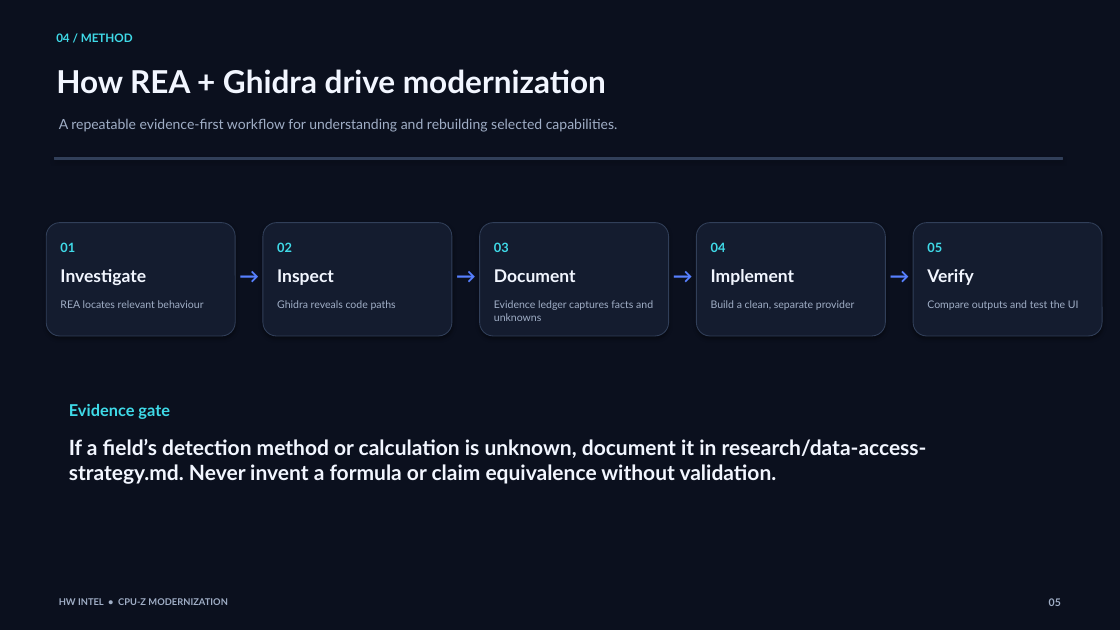
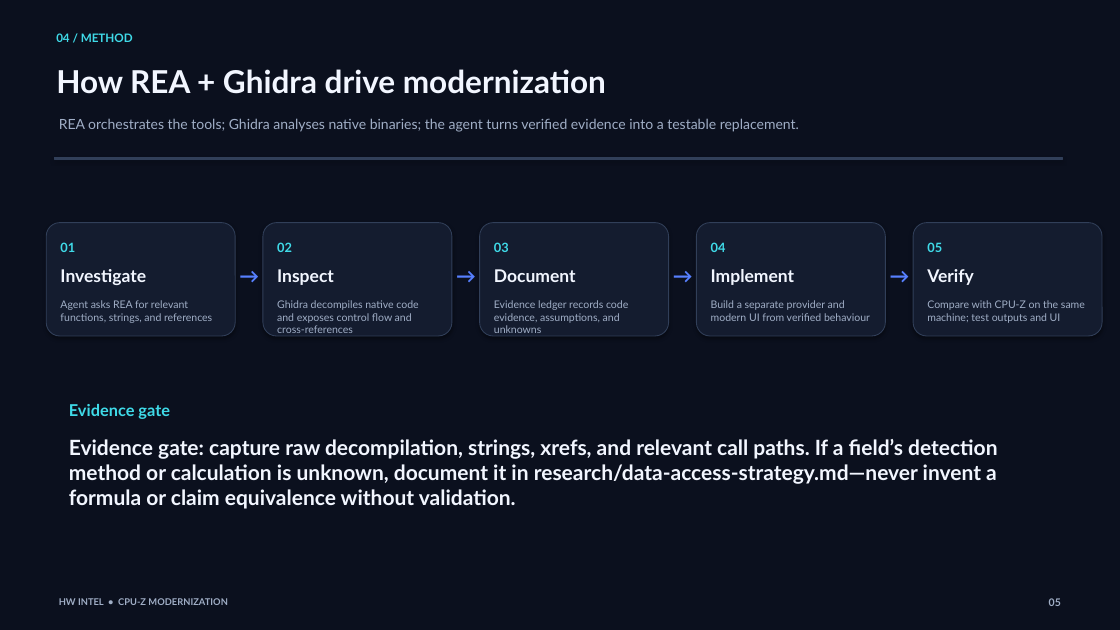
Before and after one commit to SK7Cosmo/HW-Intel, a slide deck: slide 5 of docs/Supplements/CPUZ_HW_Intel_Modernization_Overview.pptx. Drawn at 1120x630 pixels with LibreOffice and Linux fonts; fonts in the diff are those of the drawing. Boxes give left, top, right and bottom in pixels: in the first picture for what was removed or moved away, otherwise in the second. Text is boxed around its words. In the diff, an @@ line names an element or a change of style, - is before the commit and + after.

```diff
--- a/docs/Supplements/CPUZ_HW_Intel_Modernization_Overview.pptx
+++ b/docs/Supplements/CPUZ_HW_Intel_Modernization_Overview.pptx
@@ text at [59,118,799,132]: text changed @@
-A repeatable evidence-first workflow for understanding and rebuilding selected capabilities.
+REA orchestrates the tools; Ghidra analyses native binaries; the agent turns verified evidence into a testable replacement.
@@ text at [60,300,212,323]: text changed @@
-REA locates relevant behaviour
+Agent asks REA for relevant functions, strings, and references
@@ text at [277,300,418,333]: text changed @@
-Ghidra reveals code paths
+Ghidra decompiles native code and exposes control flow and cross-references
@@ text at [494,300,628,333]: text changed @@
-Evidence ledger captures facts and unknowns
+Evidence ledger records code evidence, assumptions, and unknowns
@@ text at [711,300,870,321]: text changed @@
-Build a clean, separate provider
+Build a separate provider and modern UI from verified behaviour
@@ text at [927,300,1085,323]: text changed @@
-Compare outputs and test the UI
+Compare with CPU-Z on the same machine; test outputs and UI
@@ text at [69,439,997,509]: text changed @@
-If a field’s detection method or calculation is unknown, document it in research/data-access-strategy.md. Never invent a formula or claim equivalence without validation.
+Evidence gate: capture raw decompilation, strings, xrefs, and relevant call paths. If a field’s detection method or calculation is unknown, document it in research/data-access-strategy.md—never invent a formula or claim equivalence without validation.
```
Also in this commit, not shown: 3 other slides changed, 1 slide added.
